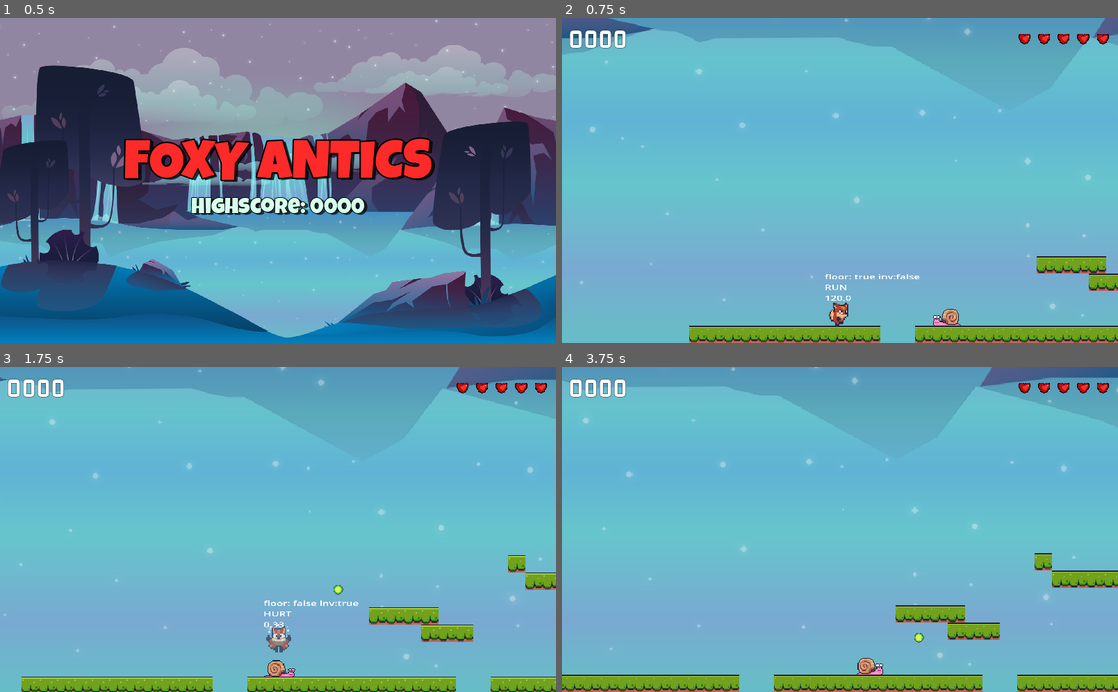
Above: before the commit, frames 1-4 (two rows, left to right).
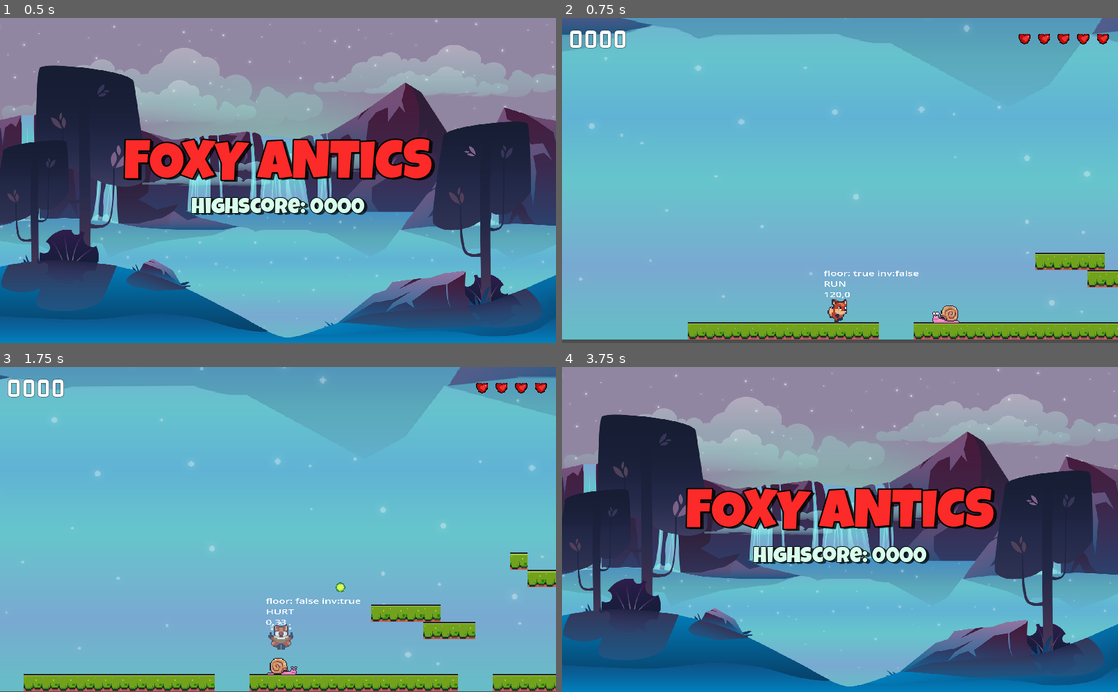
Above: after the commit, the same moments.

Repository: CarlsnOP/Fox-Antics-
Game: Godot game, scene res://Main/main.tscn
Two runs of this game, one before a commit and one after it. Both use one fixed random seed, a clock stepped at 60 frames per second and the inputs below.
Inputs:
- Up to frame 1 (0.5 s): no input
- Up to frame 2 (0.75 s): tap Enter at 0.5 s; hold D (right) from 0.53 s (still down); tap W (jump) at 0.6 s
- Up to frame 3 (1.75 s): keep holding D (right); tap W (jump) at 0.77, 1.07, 1.52, 1.55 s; tap Space (shoot) at 1.35 s
- Up to frame 4 (3.75 s): tap W (jump) at 1.82, 2.1, 3.02, 3.05, 3.32, 3.6 s; release D (right) at 2.03 s; hold A (left) 2.03-2.78 s; hold D (right) from 2.78 s (still down); tap Space (shoot) at 2.85 s

Frame 1 is identical in both runs. In frame 2, 5.8% of the frame differs, in the area x 0-100%, y 0-100%; in frame 3, 5.7%; in frame 4, 85%.

Commit message:
Course step 161
Setup score and high score

Diff:
--- a/HUD/hud.gd
+++ b/HUD/hud.gd
@@ -3,11 +3,16 @@
 @onready var color_rect = $ColorRect
 @onready var vb_level_complete = $ColorRect/vb_LevelComplete
 @onready var vb_game_over = $ColorRect/vb_GameOver
+@onready var hb_hearts = $MC/HB/HB_Hearts
+
+var _hearts: Array
 
 # Called when the node enters the scene tree for the first time.
 func _ready():
+	_hearts = hb_hearts.get_children()
 	SignalManager.on_level_complete.connect(on_level_complete)
 	SignalManager.on_game_over.connect(on_game_over)
+	SignalManager.on_player_hit.connect(on_player_hit)
 
 
 # Called every frame. 'delta' is the elapsed time since the previous frame.
@@ -15,11 +20,17 @@
 	if vb_level_complete.visible == true:
 		if Input.is_action_just_pressed("jump") == true:
 			GameManager.load_next_level_scene()
+	if vb_game_over.visible == true:
+		if Input.is_action_just_pressed("jump") == true:
+			GameManager.load_main_scene()
 
 func show_hud() -> void:
 	Engine.time_scale = 0
 	color_rect.visible = true
 
+func on_player_hit(lives: int) -> void:
+	for life in range(_hearts.size()):
+		_hearts[life].visible = lives > life
 
 func on_game_over() -> void:
 	vb_game_over.visible = true
--- a/HUD/hud.tscn
+++ b/HUD/hud.tscn
@@ -48,40 +48,40 @@
 label_settings = ExtResource("1_idgbt")
 vertical_alignment = 1
 
-[node name="HB" type="HBoxContainer" parent="MC/HB"]
+[node name="HB_Hearts" type="HBoxContainer" parent="MC/HB"]
 layout_mode = 2
 size_flags_horizontal = 4
 size_flags_vertical = 4
 
-[node name="L1" type="TextureRect" parent="MC/HB/HB"]
+[node name="L1" type="TextureRect" parent="MC/HB/HB_Hearts"]
 layout_mode = 2
 size_flags_horizontal = 0
 size_flags_vertical = 0
 texture = ExtResource("2_odpfj")
 stretch_mode = 4
 
-[node name="L2" type="TextureRect" parent="MC/HB/HB"]
+[node name="L2" type="TextureRect" parent="MC/HB/HB_Hearts"]
 layout_mode = 2
 size_flags_horizontal = 0
 size_flags_vertical = 0
 texture = ExtResource("2_odpfj")
 stretch_mode = 4
 
-[node name="L3" type="TextureRect" parent="MC/HB/HB"]
+[node name="L3" type="TextureRect" parent="MC/HB/HB_Hearts"]
 layout_mode = 2
 size_flags_horizontal = 0
 size_flags_vertical = 0
 texture = ExtResource("2_odpfj")
 stretch_mode = 4
 
-[node name="L4" type="TextureRect" parent="MC/HB/HB"]
+[node name="L4" type="TextureRect" parent="MC/HB/HB_Hearts"]
 layout_mode = 2
 size_flags_horizontal = 0
 size_flags_vertical = 0
 texture = ExtResource("2_odpfj")
 stretch_mode = 4
 
-[node name="L5" type="TextureRect" parent="MC/HB/HB"]
+[node name="L5" type="TextureRect" parent="MC/HB/HB_Hearts"]
 layout_mode = 2
 size_flags_horizontal = 0
 size_flags_vertical = 0
--- a/Player/player.gd
+++ b/Player/player.gd
@@ -19,6 +19,7 @@
 const MAX_FALL: float = 400.0
 const JUMP_VELOCITY: float = -400.0
 const _HURT_JUMP_VELOCITY: Vector2 = Vector2(0, -150.0)
+const FALLEN_OFF: float = 100.0
 
 
 enum PLAYER_STATE { IDLE, RUN, JUMP, FALL, HURT, DASH }
@@ -26,13 +27,16 @@
 
 var _state: PLAYER_STATE = PLAYER_STATE.IDLE
 var _invincible: bool = false
+var _lives: int = 5
 
 
 func _ready():
-	pass # Replace with function body.
+	SignalManager.on_player_hit.emit(_lives)
 
 # Called every frame. 'delta' is the elapsed time since the previous frame.
 func _physics_process(delta):
+	fallen_off()
+
 	if is_on_floor() == false:
 		velocity.y += GRAVITY * delta
 
@@ -50,6 +54,13 @@
 		PLAYER_STATE.keys()[_state],
 		velocity.x, velocity.y
 	]
+
+func fallen_off() -> void:
+	if global_position.y < FALLEN_OFF:
+		return
+
+	_lives = 1
+	reduce_lives()
 
 func shoot() -> void:
 	if sprite_2d.flip_h == true:
@@ -114,15 +125,27 @@
 	animation_player.play("hurt")
 	velocity = _HURT_JUMP_VELOCITY
 	hurt_timer.start()
-	SignalManager.on_player_hit.emit(0)
 
 func go_invincible() -> void:
 	_invincible = true
 	animation_player_invincible.play("invincible")
 	invincible_timer.start()
 
+func reduce_lives() -> bool:
+	_lives -= 1
+	SignalManager.on_player_hit.emit(_lives)
+
+	if _lives <= 0:
+		SignalManager.on_game_over.emit()
+		set_physics_process(false)
+		return false
+	return true
+
 func apply_hit() -> void:
 	if _invincible == true:
+		return
+
+	if reduce_lives() == false:
 		return
 
 	go_invincible()
--- a/PlayerCam/player_cam.gd
+++ b/PlayerCam/player_cam.gd
@@ -9,6 +9,7 @@
 func _ready():
 	set_process(false)
 	SignalManager.on_player_hit.connect(on_player_hit)
+	SignalManager.on_game_over.connect(on_game_over)
 
 
 # Called every frame. 'delta' is the elapsed time since the previous frame.
@@ -28,6 +29,12 @@
 func on_player_hit(_lives: int) -> void:
 	shake()
 
-func _on_shake_timer_timeout():
+func reset_camera() -> void:
 	set_process(false)
 	offset = Vector2.ZERO
+
+func on_game_over() -> void:
+	reset_camera()
+
+func _on_shake_timer_timeout():
+	reset_camera()
--- /dev/null
+++ b/Singletons/Score_manager.gd
@@ -0,0 +1,62 @@
+extends Node
+
+
+const HS_FILE: String = "user://SCORES.dat"
+const HS_KEY: String = "highscore"
+
+var _score: int = 0
+var _high_score: int = 0
+
+# Called when the node enters the scene tree for the first time.
+func _ready():
+	load_highscore()
+	SignalManager.on_boss_killed.connect(on_boss_killed)
+	SignalManager.on_pickup_hit.connect(on_pickup_hit)
+	SignalManager.on_enemy_hit.connect(on_enemy_hit)
+	SignalManager.on_level_complete.connect(on_level_complete)
+	SignalManager.on_game_over.connect(on_game_over)
+
+func update_score(points: int) -> void:
+	_score += points
+	if _high_score < _score:
+		_high_score = _score
+
+func get_score() -> int:
+	return _score
+
+func get_high_score() -> int:
+	return _high_score
+
+func reset_score() -> void:
+	_score = 0
+
+func save_highscore() -> void:
+	var file = FileAccess.open(HS_FILE, FileAccess.WRITE)
+	var data = {HS_KEY: _high_score}
+	file.store_string(JSON.stringify(data))
+
+func load_highscore() -> void:
+	if FileAccess.file_exists(HS_FILE) == false:
+		return
+
+	var file = FileAccess.open(HS_FILE, FileAccess.READ)
+	var data = JSON.parse_string(file.get_as_text())
+
+	if HS_KEY in data:
+		_high_score = data[HS_KEY]
+
+
+func on_level_complete() -> void:
+	save_highscore()
+
+func on_game_over() -> void:
+	save_highscore()
+
+func on_boss_killed(p: int) -> void:
+	update_score(p)
+
+func on_pickup_hit(p:int) -> void:
+	update_score(p)
+
+func on_enemy_hit(p: int, _v: Vector2) -> void:
+	update_score(p)
--- a/Singletons/game_manager.gd
+++ b/Singletons/game_manager.gd
@@ -9,6 +9,7 @@
 
 func _ready():
 	init_level_scenes()
+	ScoreManager.reset_score()
 
 func init_level_scenes() -> void:
 	for ln in range(1, TOTAL_LEVELS + 1):
--- a/project.godot
+++ b/project.godot
@@ -18,8 +18,9 @@
 [autoload]
 
 SignalManager="*res://Singletons/signal_manager.gd"
+ScoreManager="*res://Singletons/Score_manager.gd"
+GameManager="*res://Singletons/game_manager.gd"
 SoundManager="*res://Singletons/sound_manager.gd"
-GameManager="*res://Singletons/game_manager.gd"
 ObjectMaker="*res://Singletons/object_maker.gd"
 
 [display]
